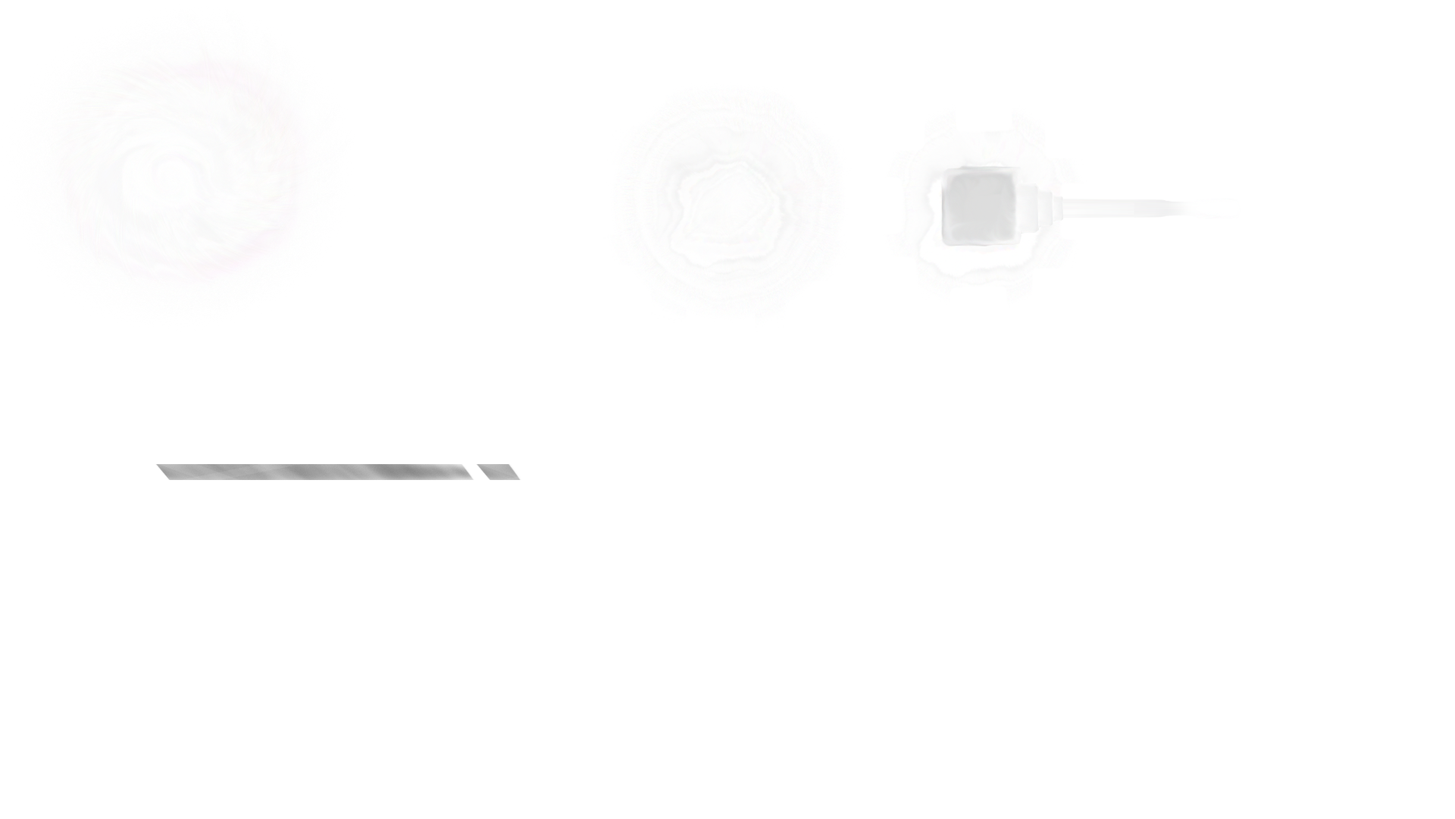
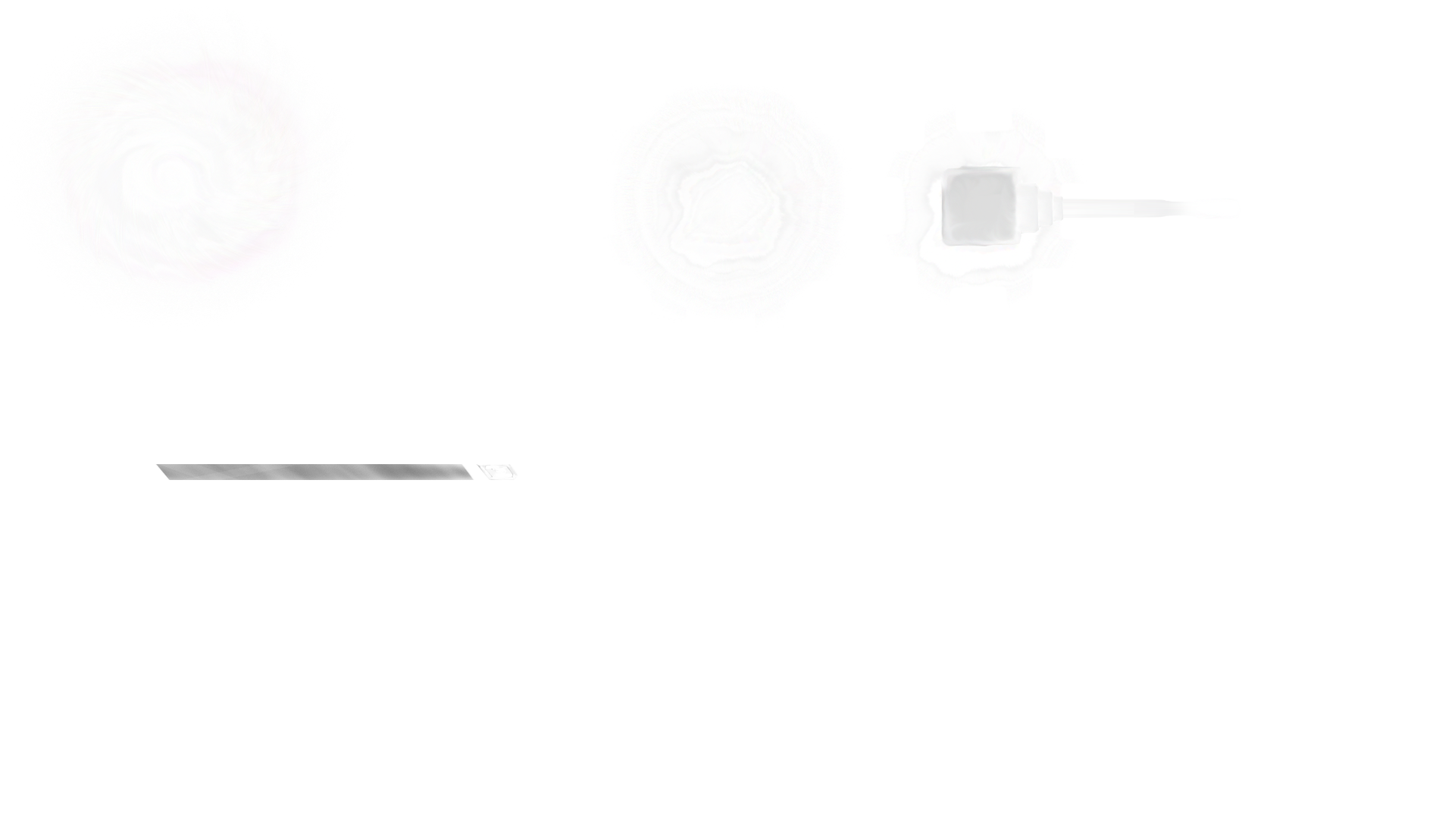
Layered file, before and after one edit (w=1455, h=819). Changes by layer:
painted on "Bar2" over [476, 463, 522, 480]
